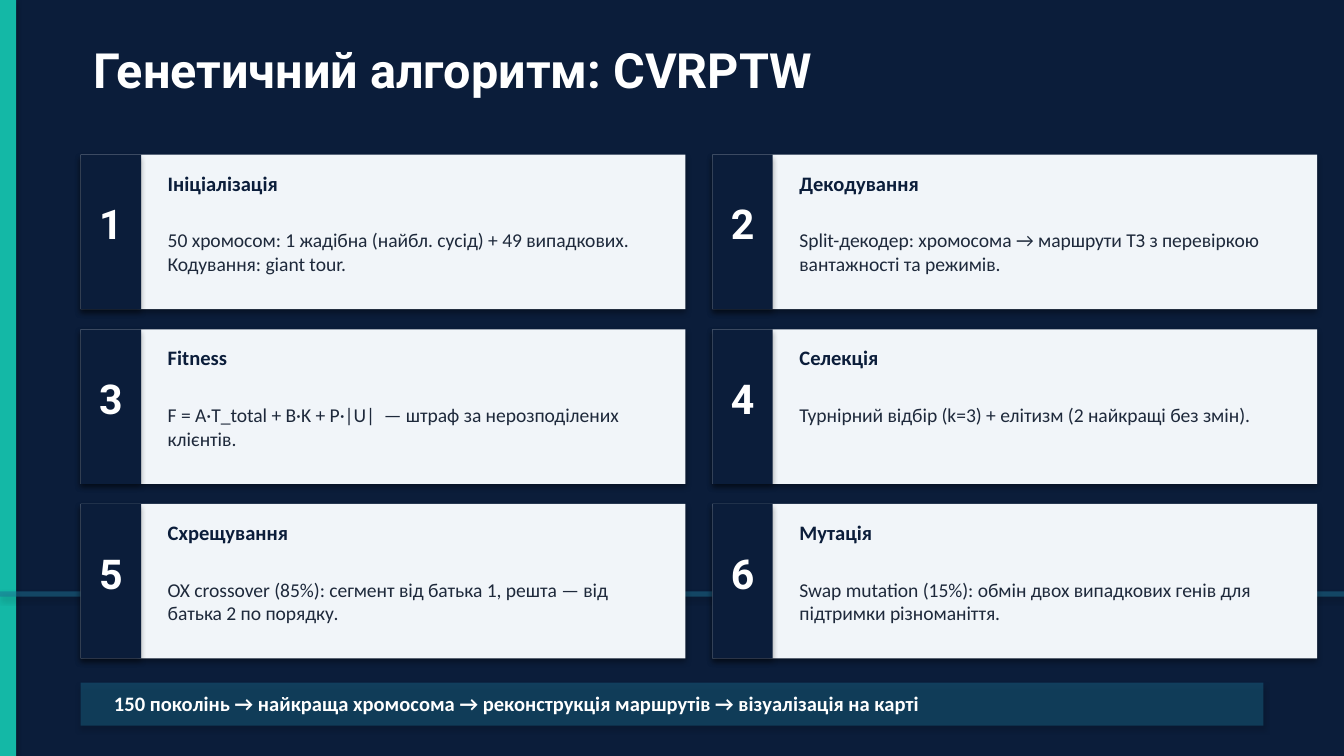
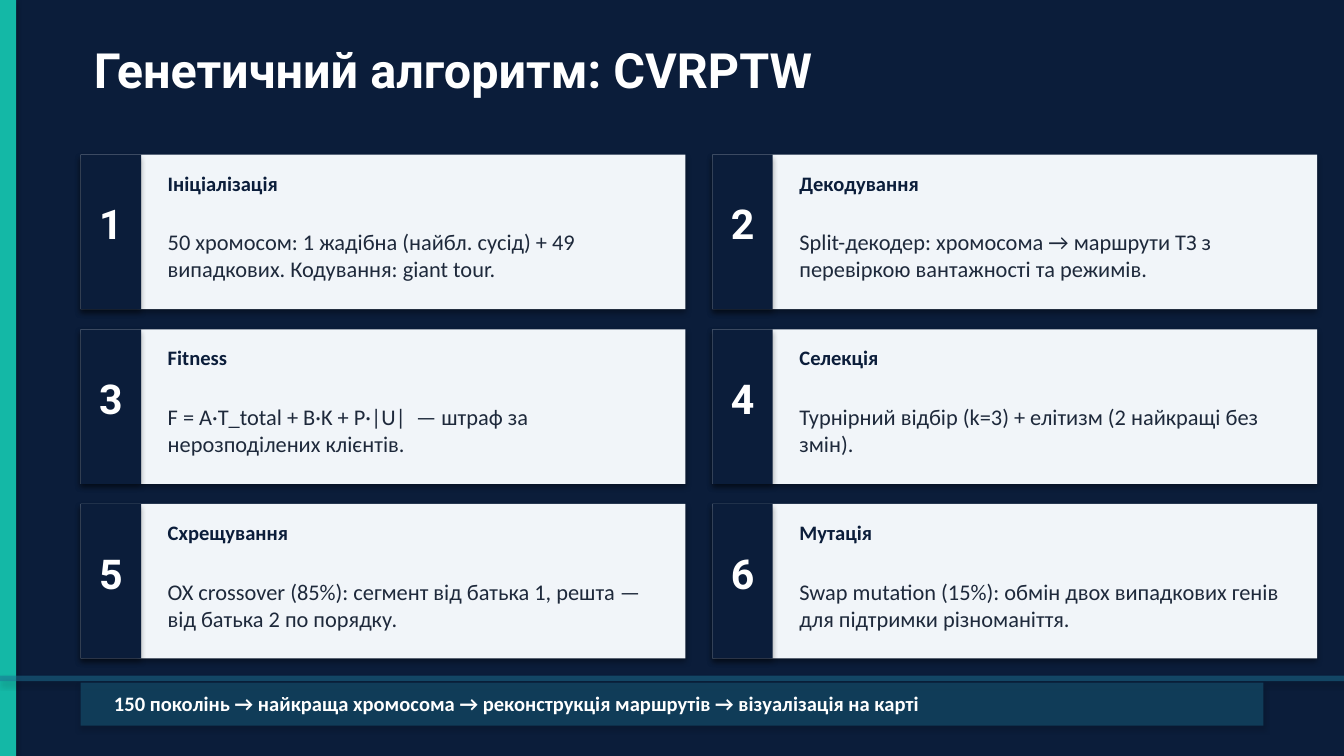
Before and after one commit to timurrte/DeliveryIQ, a slide deck: slide 15 of Звіт/Диплом/Презентація/Презентація_диплом_Ніколаєв.pptx. Drawn at 1344x756 pixels with LibreOffice and Linux fonts; fonts in the diff are those of the drawing. Boxes give left, top, right and bottom in pixels: in the first picture for what was removed or moved away, otherwise in the second. Text is boxed around its words. In the diff, an @@ line names an element or a change of style, - is before the commit and + after.

```diff
--- a/Звіт/Диплом/Презентація/Презентація_диплом_Ніколаєв.pptx
+++ b/Звіт/Диплом/Презентація/Презентація_диплом_Ніколаєв.pptx
@@ size 10.5 to 12 pt in 6 elements at [168,234,575,281], [799,234,1211,281], [168,409,528,456], [799,409,1258,455], [168,584,615,631], [799,584,1278,631] @@
@@ rectangle: place and size @@
-rectangle at [0,591,1344,597]
+rectangle at [0,676,1344,681]
```
Also in this commit, not shown: 10 other slides changed, 1 other file.
